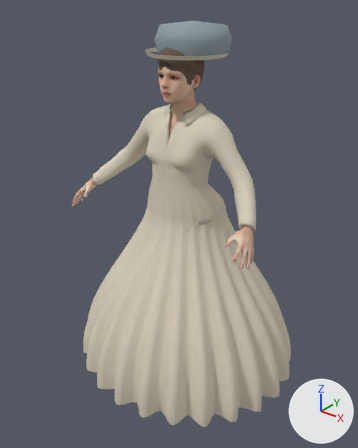
Before and after pictures for a commit that changed the glTF model characters/npcs/british/private_woman.glb.
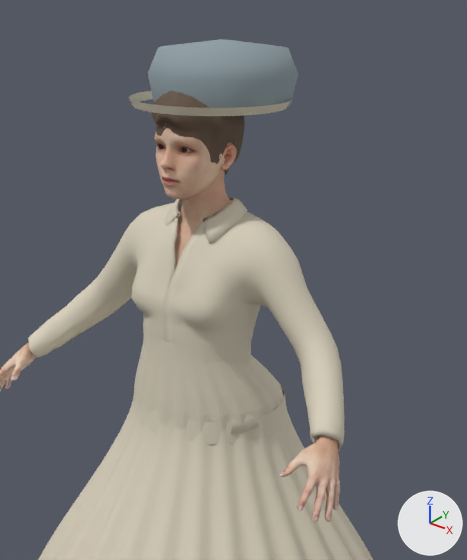
There are two pictures of each version: one whole from a 50 mm camera at (1.179, -1.524, 1.673) aimed at (-0.018, -0.027, 0.745), one close up on the part from 22% to 89% of the width and 0% to 65% of the height. Arrows for +X, +Y and +Z are at lower right; the lights stay in place. The last two pictures show the newer version. Vertices at exactly the same position are counted once.

Names of what the first close-up shows: 'Companion bonnet brim', 'Companion bonnet crown', 'Companion fitted waist transition', 'Companion gathered skirt', 'Companion gathered waistband', 'Companion_MPFB_body_export_cutout', 'Companion_fitted_cloth_base_export_cutout', 'Companion_hair' and 1 more.
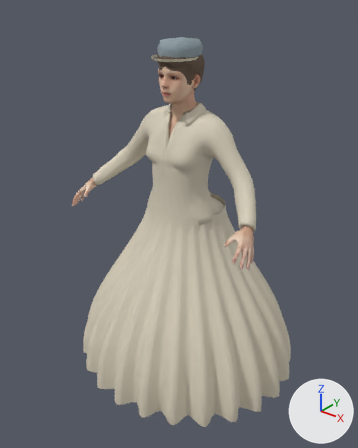
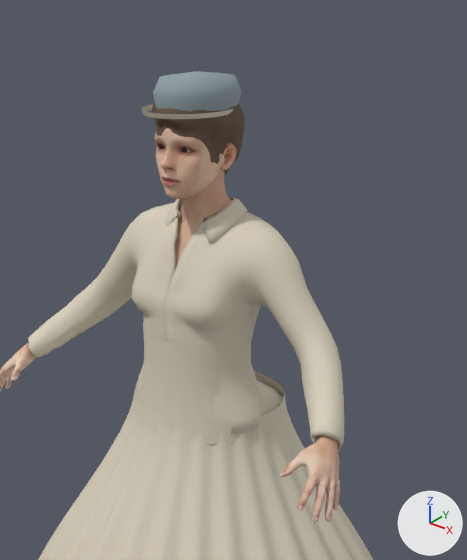
The change, as a list of edits to the scene's bpy script:
```text
Change me_companion_bonnet_brim:
    used by ob_companion_bonnet_brim; location = (0.0, 0.0, 0.0)
    remove me_companion_bonnet_brim.from_pydata(...)  # 64 vertices, 64 faces; spans x -0.158..0.158, y -0.153..0.143, z 1.435..1.45
    add me_companion_bonnet_brim.from_pydata(...)  # 64 vertices, 64 faces; spans x -0.081..0.081, y -0.167..0.03, z 1.429..1.438
    me_companion_bonnet_brim part 1: the whole mesh is scaled about its middle by (0.514, 0.665, 0.609), then moved by (0.0, -0.063, -0.009)
Change me_companion_bonnet_crown:
    used by ob_companion_bonnet_crown; location = (0.0, 0.0, 0.0)
    remove me_companion_bonnet_crown.from_pydata(...)  # 128 vertices, 192 faces; spans x -0.145..0.145, y -0.107..0.177, z 1.435..1.55
    add me_companion_bonnet_crown.from_pydata(...)  # 128 vertices, 192 faces; spans x -0.074..0.074, y -0.136..0.053, z 1.429..1.499
    me_companion_bonnet_crown part 2: the whole mesh is scaled about its middle by (0.514, 0.665, 0.609), then moved by (0.0, -0.077, -0.029)
Change me_companion_fitted_waist_transition_mesh_001:
    where me_companion_fitted_waist_transition_mesh_001.from_pydata(...)  # 864 vertices, 1440 faces; spans x -0.173..0.173, y -0.159..0.159, z 0.82..1.0
    used by ob_companion_fitted_waist_transition; location = (0.0, 0.0, 0.0)
    me_companion_fitted_waist_transition_mesh_001 part 3: 576 of 864 vertices moved; they spanned x -0.166..0.166, y -0.158..0.145, z 0.856..0.964 and now span x -0.14..0.14, y -0.153..0.092, z 0.856..0.964; mean shift (0.0, -0.019, 0.0); largest move (0.0, 0.111, 0.892) -> (0.0, 0.052, 0.892)
```

Pixel boxes [x1, y1, x2, y2] of what changed, in the close-ups (467 x 560 px):
'Companion fitted waist transition', reshaped: before [133, 329, 286, 432]; after [133, 329, 286, 429]
'Companion bonnet crown', moved, rescaled (41% narrower, 40% shorter): before [148, 39, 298, 108]; after [153, 71, 241, 112]
'Companion bonnet brim', moved, rescaled (42% narrower, 38% shorter): before [129, 91, 290, 116]; after [141, 104, 234, 119]
